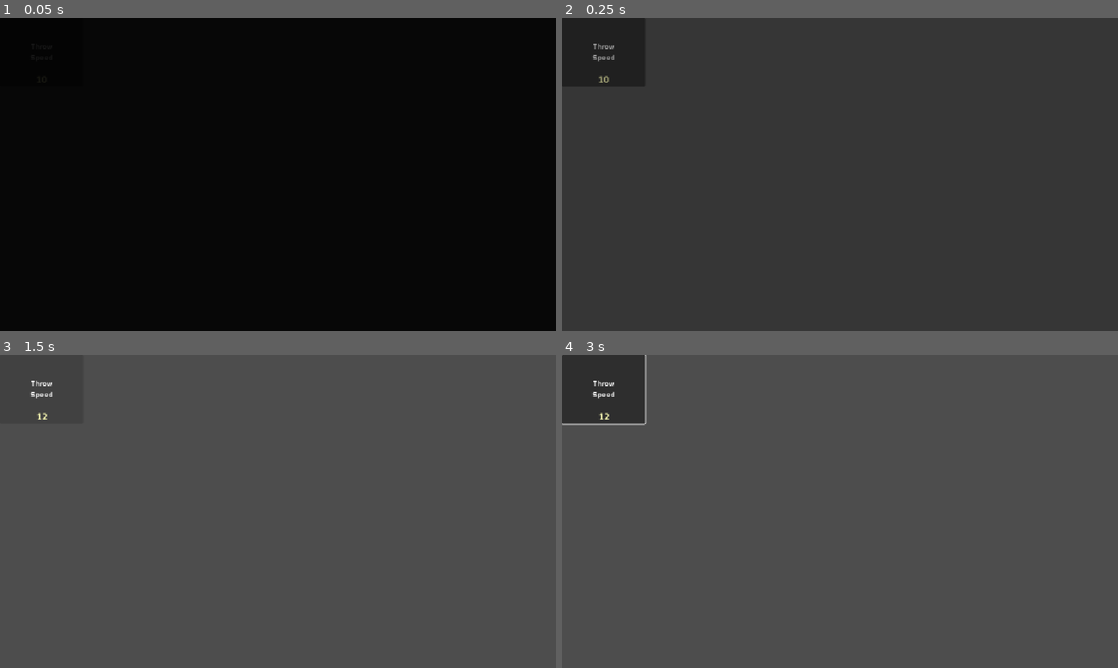
Above: before the commit, frames 1-4 (two rows, left to right).
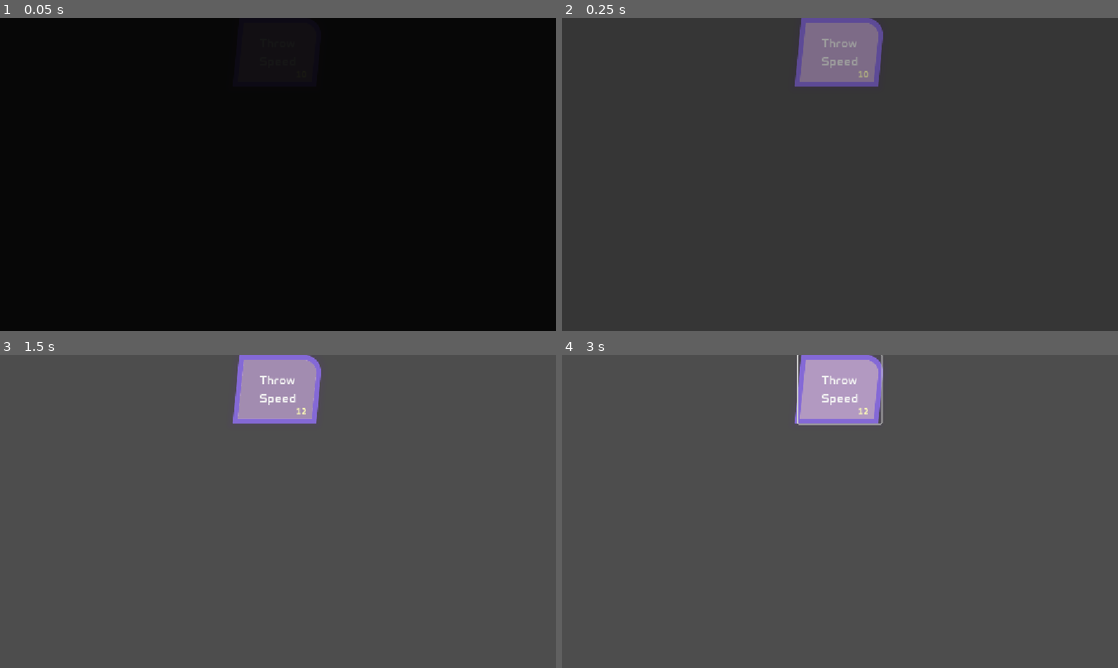
Above: after the commit, the same moments.

Repository: neilavesterinen/Haven-Bounce-Back-Shooter
Game: Godot game, scene res://upgrade_shop/upgrade_shop.tscn
Same seed, same stepped clock (60 frames per second), same inputs: the game is played once before the commit and once after it. This scene is started directly instead of the project's main scene.
Inputs (mouse positions are in pixels of both pictures, inside the frame that each line leads up to):
- Up to frame 1 (0.05 s): no input
- Up to frame 2 (0.25 s): no input
- Up to frame 3 (1.5 s): tap Enter at 0.5 s; move the mouse to (400, 495) at 0.52 s; hold Right (ui_right) 0.53-1.25 s; click (400, 495) at 0.6 s; click "Throw Speed" at 1.25 s
- Up to frame 4 (3 s): tap Space at 2 s; drag from (728, 527) to (812, 574) at 2.02 s; tap Enter at 2.75, 2.85 s; move the mouse to (895, 442) at 2.77 s; hold Right (ui_right) from 2.78 s (still down)

The runs differ from the first frame. In frame 2, 3.4% of the frame differs, in the area x 5-58%, y 0-22%; in frame 3, 3.4%; in frame 4, 6.8%, in the area x 0-58%, y 0-23%.

Commit message:
Add upgrade visuals

Diff:
--- a/Scenes/game/in_game_ui.tscn
+++ /dev/null
@@ -1,18 +0,0 @@
-[gd_scene format=3 uid="uid://ctwfvm84a6jey"]
-
-[ext_resource type="Theme" uid="uid://c3ncu5c4bs85t" path="res://main_theme.theme" id="1_6iio3"]
-
-[node name="InGameUi" type="CanvasLayer" unique_id=1227827198]
-
-[node name="PointsLabel" type="RichTextLabel" parent="." unique_id=60643543]
-anchors_preset = 1
-anchor_left = 1.0
-anchor_right = 1.0
-offset_left = -255.0
-offset_bottom = 112.0
-grow_horizontal = 0
-theme = ExtResource("1_6iio3")
-theme_override_font_sizes/normal_font_size = 80
-text = "1245"
-scroll_active = false
-horizontal_alignment = 2
--- a/Scenes/map/wave_spawner/wave_spawner.gd
+++ b/Scenes/map/wave_spawner/wave_spawner.gd
@@ -1,6 +1,8 @@
 @tool
 class_name WaveSpawner
 extends Node2D
+
+signal wave_changed(new_wave_number: int)
 
 @export var waves: Array[Wave]
 
@@ -93,6 +95,7 @@
 		wave_number += 1
 
 	nodes_left_to_spawn = waves[wave_number].duplicate_nodes_and_amounts()
+	wave_changed.emit(wave_number)
 
 
 func find_valid_spawn_pos() -> Vector2:
--- a/upgrade_shop/upgrade_shop.tscn
+++ b/upgrade_shop/upgrade_shop.tscn
@@ -1,6 +1,46 @@
 [gd_scene format=3 uid="uid://cdnyw3kbutq8b"]
 
 [ext_resource type="Script" uid="uid://dwrkken2kj51t" path="res://upgrade_shop/upgrade_purchase_button.gd" id="1_56tmu"]
+[ext_resource type="Theme" uid="uid://c3ncu5c4bs85t" path="res://main_theme.theme" id="1_ru6vo"]
+
+[sub_resource type="StyleBoxFlat" id="StyleBoxFlat_svnul"]
+bg_color = Color(0.70980394, 0.60784316, 0.76862746, 0.972549)
+skew = Vector2(0.099, 0)
+border_width_left = 10
+border_width_top = 10
+border_width_right = 10
+border_width_bottom = 10
+border_color = Color(0.5187, 0.4116, 0.84, 1)
+corner_radius_top_right = 38
+corner_detail = 20
+shadow_color = Color(0.39215687, 0.078431375, 0.74509805, 0.07058824)
+shadow_size = 15
+
+[sub_resource type="StyleBoxFlat" id="StyleBoxFlat_ru6vo"]
+bg_color = Color(0.7712744, 0.5681324, 0.80476063, 0.972549)
+skew = Vector2(0.099, 0)
+border_width_left = 10
+border_width_top = 10
+border_width_right = 10
+border_width_bottom = 10
+border_color = Color(0.57963467, 0.37277666, 0.84466374, 1)
+corner_radius_top_right = 38
+corner_detail = 20
+shadow_color = Color(0.39215687, 0.078431375, 0.74509805, 0.07058824)
+shadow_size = 15
+
+[sub_resource type="StyleBoxFlat" id="StyleBoxFlat_ejy1s"]
+bg_color = Color(0.71071, 0.60830003, 0.77, 0.8156863)
+skew = Vector2(0.099, 0)
+border_width_left = 10
+border_width_top = 10
+border_width_right = 10
+border_width_bottom = 10
+border_color = Color(0.5187, 0.4116, 0.84, 1)
+corner_radius_top_right = 38
+corner_detail = 20
+shadow_color = Color(0.39215687, 0.078431375, 0.74509805, 0.07058824)
+shadow_size = 15
 
 [node name="UpgradeShop" type="Control" unique_id=1262347264]
 layout_mode = 3
@@ -25,10 +65,19 @@
 custom_maximum_size = Vector2(-1, 142.401)
 layout_mode = 2
 size_flags_vertical = 3
+theme = ExtResource("1_ru6vo")
+theme_override_constants/separation = 130
+alignment = 1
 
 [node name="ThrowSpeedUpgrade" type="Button" parent="VBoxContainer/HBoxContainer" unique_id=415314928 node_paths=PackedStringArray("price_label")]
 custom_minimum_size = Vector2(172.876, 0)
 layout_mode = 2
+offset_transform_position = Vector2(7.896, 0)
+theme = ExtResource("1_ru6vo")
+theme_override_font_sizes/font_size = 27
+theme_override_styles/normal = SubResource("StyleBoxFlat_svnul")
+theme_override_styles/pressed = SubResource("StyleBoxFlat_ru6vo")
+theme_override_styles/hover = SubResource("StyleBoxFlat_ejy1s")
 text = "Throw
 Speed"
 script = ExtResource("1_56tmu")
@@ -37,17 +86,18 @@
 
 [node name="PriceLabel" type="Label" parent="VBoxContainer/HBoxContainer/ThrowSpeedUpgrade" unique_id=1875539101]
 layout_mode = 1
-anchors_preset = 7
-anchor_left = 0.5
+anchors_preset = 3
+anchor_left = 1.0
 anchor_top = 1.0
-anchor_right = 0.5
+anchor_right = 1.0
 anchor_bottom = 1.0
-offset_left = -23.0
-offset_top = -23.0
-offset_right = 23.0
-grow_horizontal = 2
+offset_left = -48.0
+offset_top = -39.0
+offset_right = -18.0
+offset_bottom = -11.0
+grow_horizontal = 0
 grow_vertical = 0
 theme_override_colors/font_color = Color(1, 1, 0.7137255, 1)
 theme_override_font_sizes/font_size = 20
-text = "123456"
-horizontal_alignment = 1
+text = "123"
+vertical_alignment = 1
